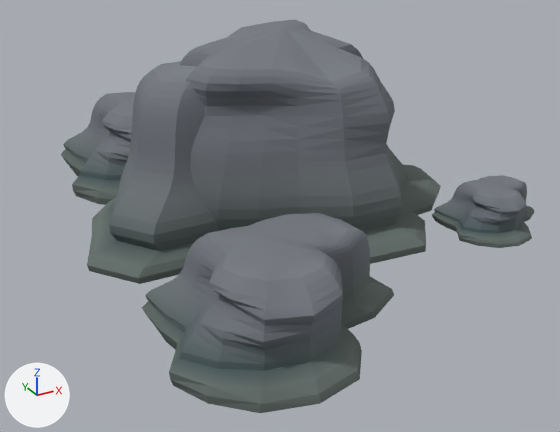
The Blender file source_assets/blender/environment/SM_SpringMaw.blend: old version first, new version second.
Rendered twice from a 50 mm lens placed at (-7.83, -15.3, 6.88), pointed at (-0.14, -1.32, -0.11). Arrows for +X, +Y and +Z are at lower left; the lights stay in place. The picture after the commit comes second.

Names of what the first picture shows: 'SM_Spring_MawN', 'SM_Spring_MawS', 'SM_Spring_Rim'.
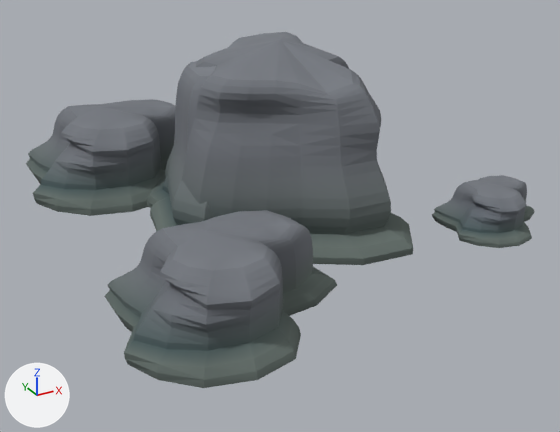
Changed parts and their boxes (x1, y1, x2, y2) in the pictures (560 x 432 px; the box of a moved part takes in the faces that stretch with it):
'SM_Spring_Rim', reshaped (7% wider, 10% shorter): before (61, 92, 534, 413); after (26, 99, 534, 388)
'SM_Spring_MawN', reshaped: before (180, 20, 426, 264); after (146, 32, 413, 265)
'SM_Spring_MawS', reshaped: before (87, 61, 441, 284); after (150, 61, 216, 232)
part 3 of me_sm_spring_rim, moved or reshaped: before (61, 92, 135, 205); after (26, 99, 176, 216)
part 4 of me_sm_spring_rim, moved or reshaped: before (142, 213, 394, 413); after (104, 210, 337, 388)

The change, as a list of edits to the scene's bpy script:
```text
Change me_sm_spring_mawn:
    used by ob_sm_spring_mawn; location = (0.0, 0.0, 0.0)
    remove me_sm_spring_mawn.from_pydata(...)  # 574 vertices, 1144 faces; spans x -3.46..3.59, y -3.78..4.66, z -0.45..3.78
    add me_sm_spring_mawn.from_pydata(...)  # 574 vertices, 1144 faces; spans x -2.92..3.03, y -3.76..4.65, z -0.45..3.51
    me_sm_spring_mawn part 1: 573 of 574 vertices moved; they spanned x -3.46..3.59, y -3.78..4.66, z -0.45..3.78 and now span x -2.92..3.03, y -3.76..4.65, z -0.45..3.51; mean shift (-0.01, 0.01, -0.11); largest move (3.59, -0.89, -0.45) -> (3.02, -0.89, -0.45)
Change me_sm_spring_maws:
    used by ob_sm_spring_maws; location = (0.0, 0.0, 0.0)
    remove me_sm_spring_maws.from_pydata(...)  # 574 vertices, 1144 faces; spans x -4.52..4.89, y -3.05..3.31, z -0.45..3.36
    add me_sm_spring_maws.from_pydata(...)  # 574 vertices, 1144 faces; spans x -2.89..3.13, y -2.65..2.88, z -0.45..3.36
    me_sm_spring_maws part 2: the whole mesh is multiplied about the mesh origin by the matrix ((0.64, 0.0, 0.014), (0.0, 0.87, 0.012), (0.0, 0.0, 1.0))
Change me_sm_spring_rim:
    used by ob_sm_spring_rim; location = (0.0, 0.0, 0.0)
    remove me_sm_spring_rim.from_pydata(...)  # 1140 vertices, 2268 faces; spans x -4.5..5.25, y -7.16..5.94, z -0.5..1.57
    add me_sm_spring_rim.from_pydata(...)  # 1140 vertices, 2268 faces; spans x -4.94..5.25, y -6.21..5.57, z -0.46..1.44
    me_sm_spring_rim part 3: the loose piece of 380 vertices spanning x -3.67..1.93, y 1.29..5.94, z -0.5..1.57 is scaled about its middle by 0.92, then moved by (-1.21, -0.19, -0.04)
    me_sm_spring_rim part 4: the loose piece of 380 vertices spanning x -4.5..0.32, y -7.16..-3.16, z -0.43..1.35 is scaled about its middle by 0.93, then moved by (-0.61, 0.81, -0.03)
```
